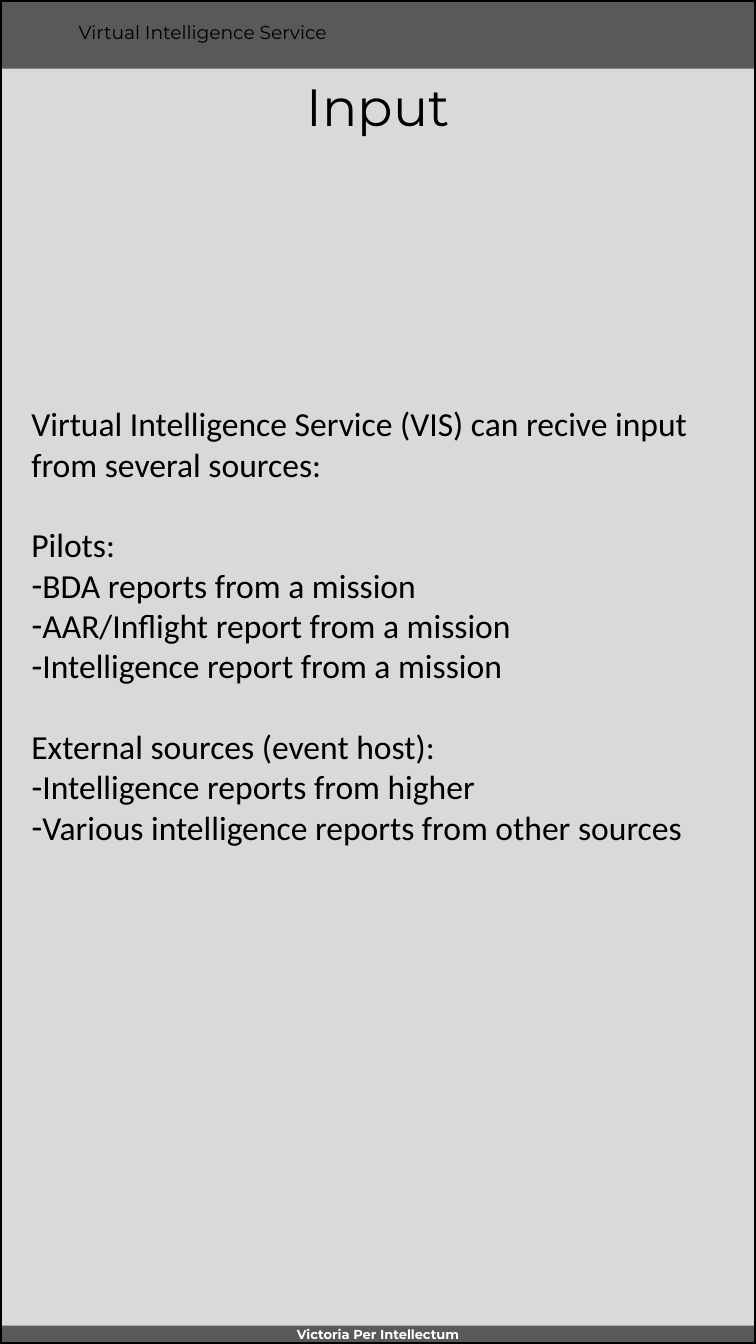
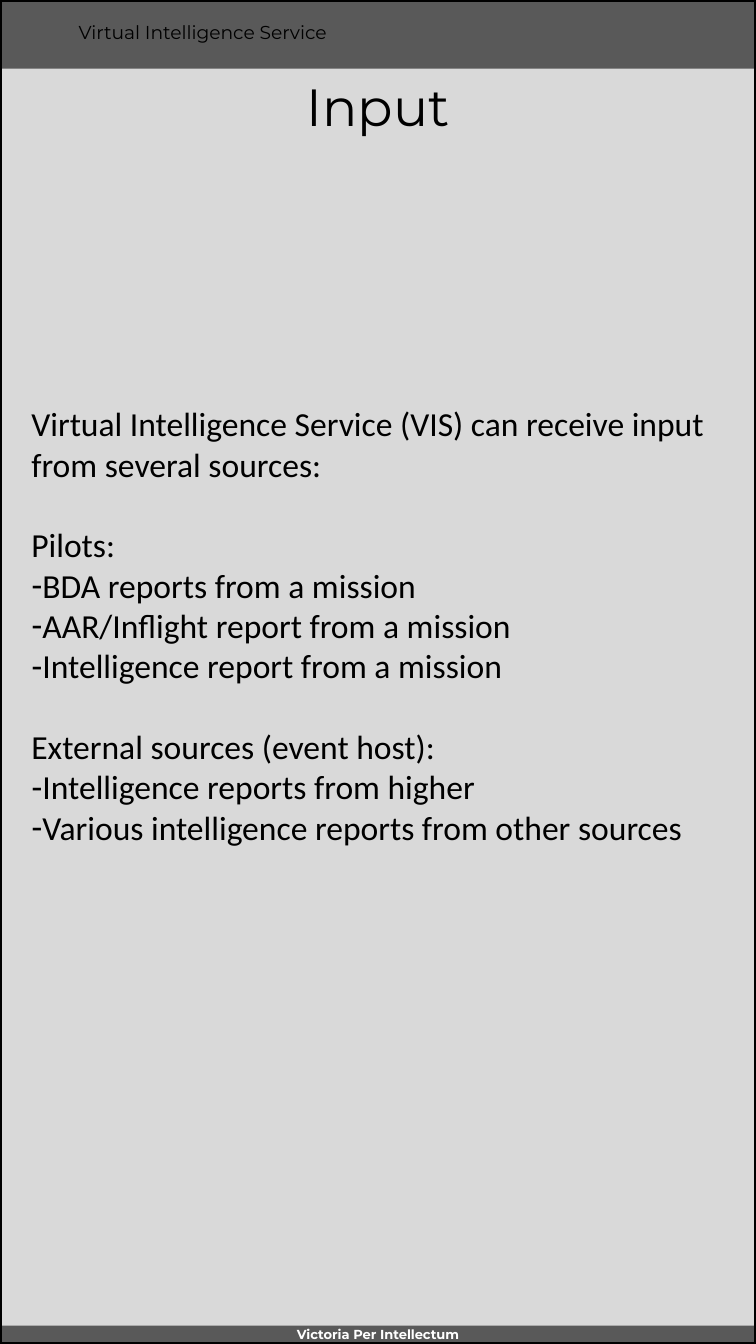
Before and after one commit to 132nd-vWing/VIS, a slide deck: slide 8 of VIS WORKSPACE/VIS Instructions.pptx. Drawn at 756x1344 pixels with LibreOffice and Linux fonts; fonts in the diff are those of the drawing; background and template pictures are left out. Boxes give left, top, right and bottom in pixels: in the first picture for what was removed or moved away, otherwise in the second. Text is boxed around its words. In the diff, an @@ line names an element or a change of style, - is before the commit and + after.

```diff
--- a/VIS WORKSPACE/VIS Instructions.pptx
+++ b/VIS WORKSPACE/VIS Instructions.pptx
@@ text at (31, 411, 704, 478): text changed @@
-Virtual Intelligence Service (VIS) can recive input from several sources:
+Virtual Intelligence Service (VIS) can receive input from several sources:
```
Also in this commit, not shown: 5 other slides changed, 1 slide removed, 6 other files.
